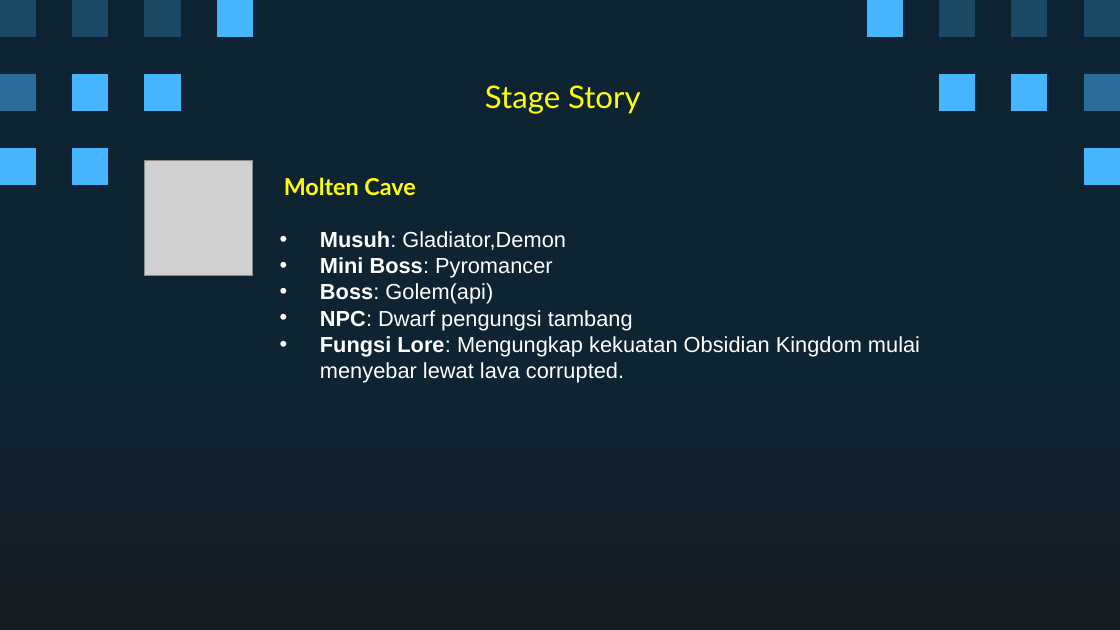
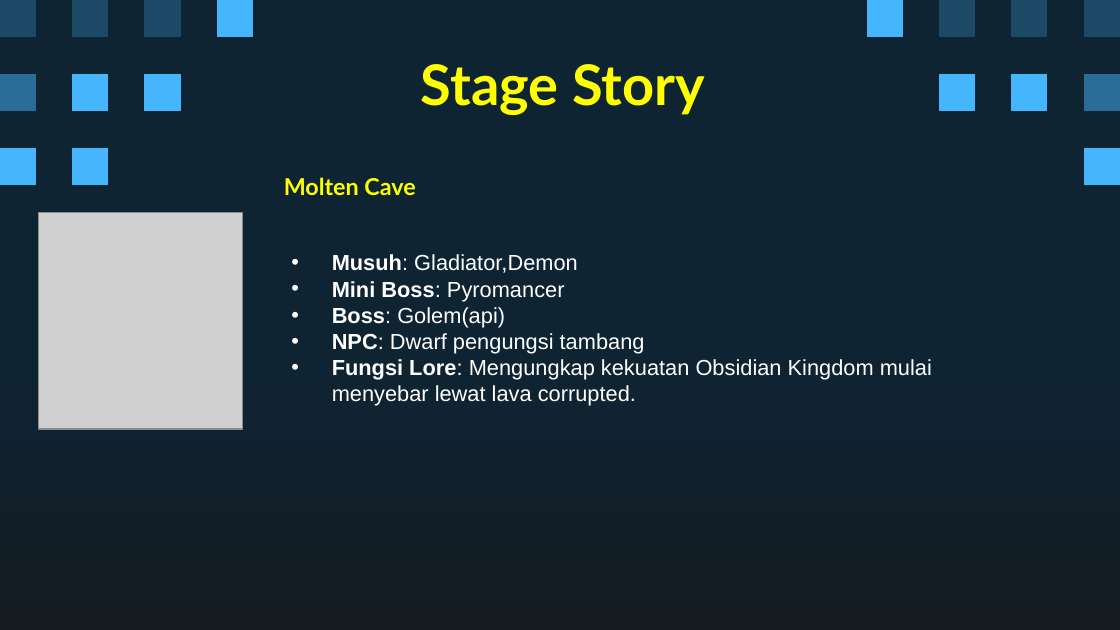
Before and after one commit to Ricardhad/gameProgProject, a slide deck: slide 15 of Super Pixel Vintage Gaming by Slidesgo.pptx. Drawn at 1120x630 pixels with LibreOffice and Linux fonts; fonts in the diff are those of the drawing; grey boxes stand for pictures. Boxes give left, top, right and bottom in pixels: in the first picture for what was removed or moved away, otherwise in the second. Text is boxed around its words. In the diff, an @@ line names an element or a change of style, - is before the commit and + after.

```diff
--- a/Super Pixel Vintage Gaming by Slidesgo.pptx
+++ b/Super Pixel Vintage Gaming by Slidesgo.pptx
@@ title "Stage Story": place and size @@
-title "Stage Story" at <box>485,85,640,114</box>
+title "Stage Story" at <box>421,64,705,115</box>
@@ title "Stage Story" at <box>421,64,705,115</box>: size 20 to 36 pt, bold on @@
@@ freeform shape removed at <box>144,162,253,273</box> @@
@@ picture: place and size @@
-picture at <box>144,161,253,277</box>
+picture at <box>39,213,243,429</box>
@@ subtitle "Musuh: Gladiator,Demon": place and size @@
-subtitle "Musuh: Gladiator,Demon" at <box>320,231,920,383</box>
+subtitle "Musuh: Gladiator,Demon" at <box>332,254,932,406</box>
```
Also in this commit, not shown: 8 other slides changed, 3 slides added, 3 slides removed.
